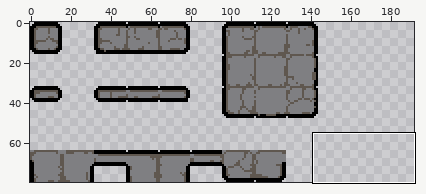
Pixel-art file: Assets/SourceArt/Tilemap_level.aseprite. Above, an overview of the earlier version with the close-up marked.
Close-up. Old version:
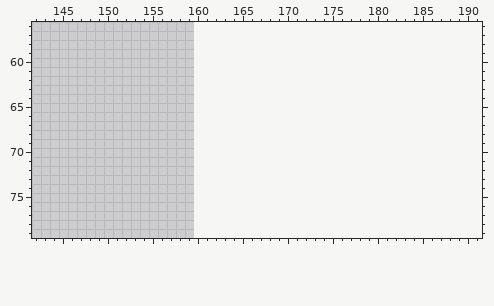
160x80 pixels, 1 frame. Shown: x 142..191, y 56..79. The old version is drawn lined up with the new one, on the new canvas.
Once edited:
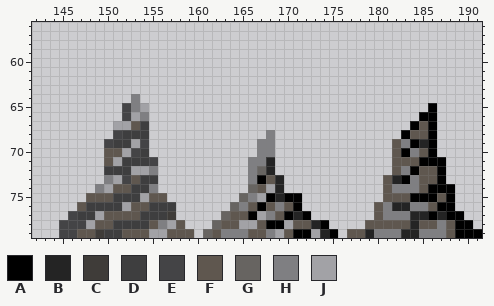
Palette (. is transparent): A #000000  B #242424  C #3f3c39  D #3e3e3f  E #444446  F #5f574f  G #676461  H #7f7f82  J #a2a2a6
Change:
canvas 160x80 -> 192x80
@@ x 142..191 @@
 63 ..................................................
-64 ..................................................
-65 ..................................................
-66 ..................................................
-67 ..................................................
-68 ..................................................
-69 ..................................................
-70 ..................................................
-71 ..................................................
-72 ..................................................
-73 ..................................................
-74 ..................................................
-75 ..................................................
-76 ..................................................
-77 ..................................................
-78 ..................................................
-79 ..................................................
+64 ...........H......................................
+65 ..........EHJ...............................A.....
+66 ..........EJH..............................AA.....
+67 .........JJFD.............................AFA.....
+68 .........EDDD.............H..............AFFA.....
+69 ........EDDJE............HH.............FHABA.....
+70 ........FFJED............HH.............FAHFA.....
+71 ........FJDDDE..........HHB.............FFFAAA....
+72 ........DDDJJH..........HGB.............FHAFFA....
+73 ........HJEFDD..........HAFB...........FBAHFFA....
+74 .......HJFFDDH..........GFJB...........FHHHFAAA...
+75 ......FFFDDDJFF........GHJABAA.........FFFAAAFA...
+76 .....FDDDDJFFDDD......GHFAFHFA........FHBBHHFAA...
+77 ....EDDJFFFFDDDC.....GFFAJHFABA.......FHHHBBABAA..
+78 ...EEEJFFDDDDFHJF...GFFJJFAAJFFBA....FFFFFBFFHFAA.
+79 ...EEFFCDDFFFJJFFF.GFHHHFFHJFAAJBA.FFBHHHBBHHHFAAA
